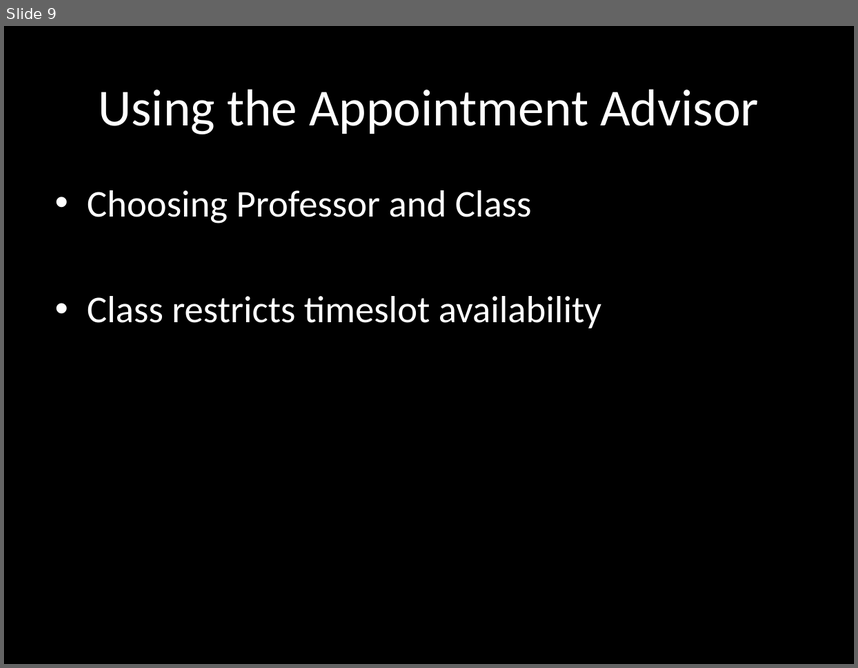
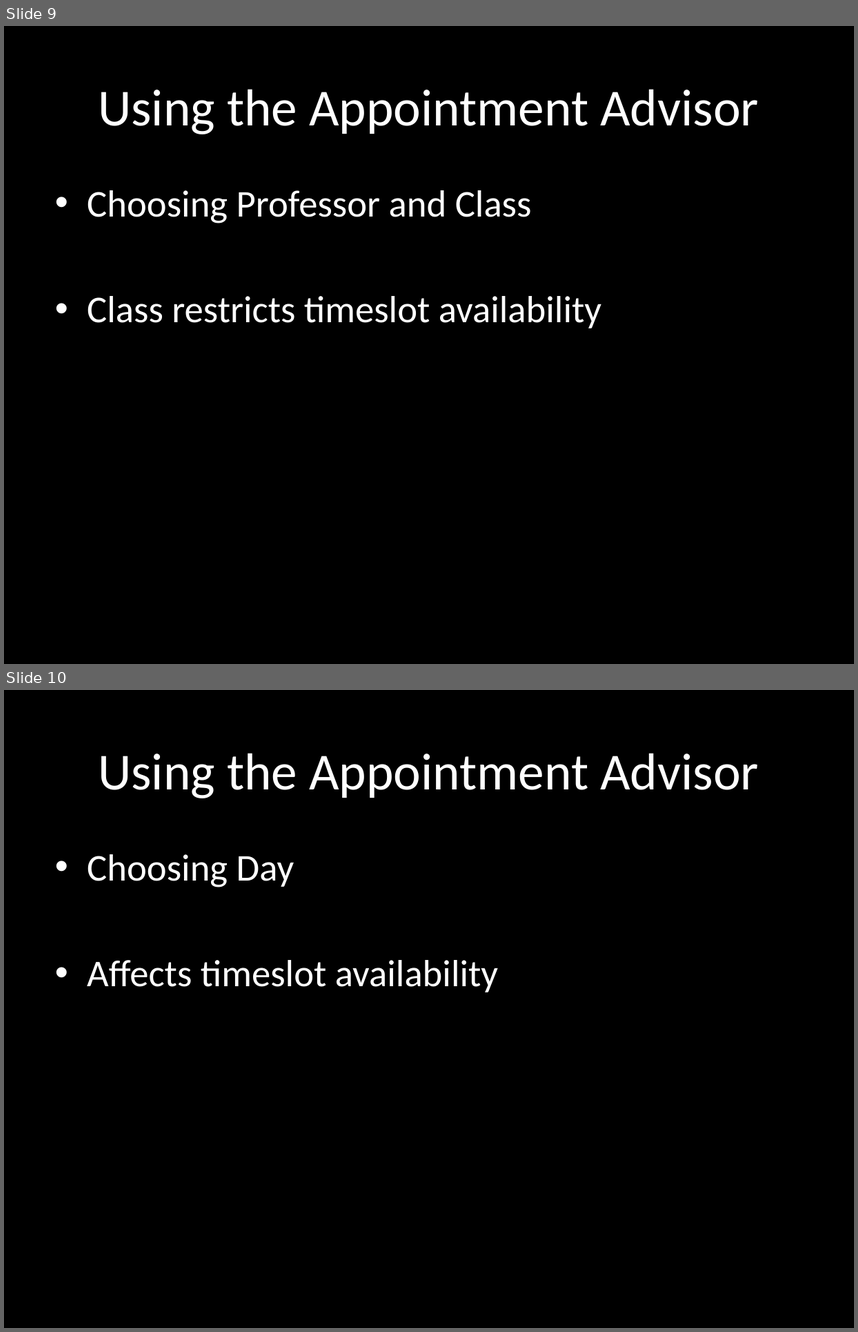
Before and after one commit to Deuro/Schedule-UMBC-DC-YW, a slide deck: Presentate.pptx. Shown one above the other, each under a label of ours: slide 9 before the commit, slides 9 and 10 after it. The pictures are 858x668 and 858x1332 pixels, drawn with LibreOffice and Linux fonts; fonts in the diff are those of the drawing. Boxes give left, top, right and bottom in pixels: in the first picture for what was removed or moved away, otherwise in the second. Text is boxed around its words. In the diff, an @@ line names an element or a change of style, - is before the commit and + after.

```diff
--- a/Presentate.pptx
+++ b/Presentate.pptx
@@ slide 10 added at bbox=[4, 690, 854, 1328], background #000000 @@
@@ title added at bbox=[98, 753, 759, 798], 44 pt, text #FFFFFF @@
+Using the Appointment Advisor
@@ text added at bbox=[87, 854, 498, 992], 32 pt, text #FFFFFF @@
+• Choosing Day
+• Affects timeslot availability
```
Also in this commit, not shown: 9 slides changed, 1 other file.
